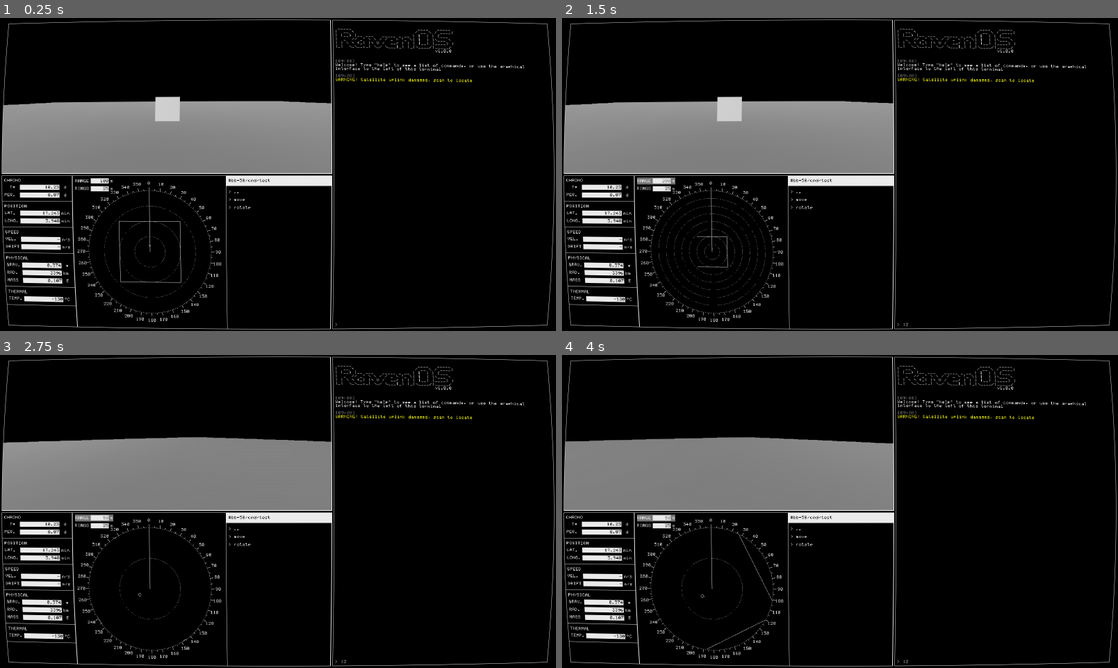
Above: before the commit, frames 1-4 (two rows, left to right).
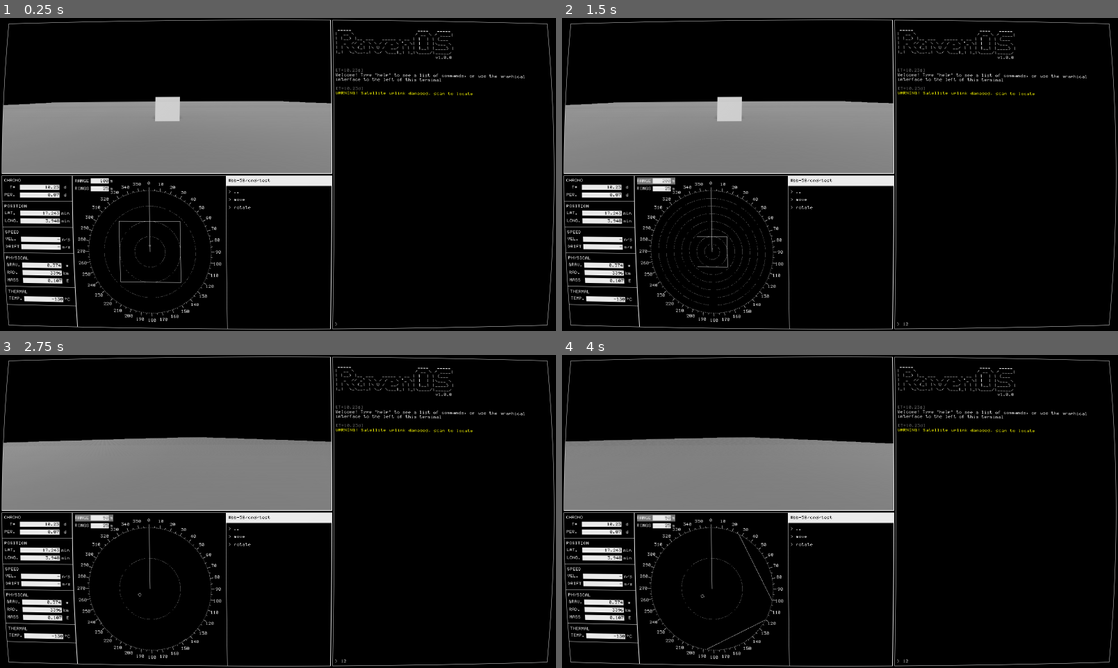
Above: after the commit, the same moments.

Repository: ogilliland/space-rover-game
Game: Godot game, scene res://scenes/main.tscn
Same seed, same stepped clock (60 frames per second), same inputs: the game is played once before the commit and once after it.
Inputs (mouse positions are in pixels of both pictures, inside the frame that each line leads up to):
- Up to frame 1 (0.25 s): no input
- Up to frame 2 (1.5 s): click (1006, 324) at 0.52 s; type "12" at 0.6 s; click (656, 180) at 1.27 s
- Up to frame 3 (2.75 s): tap Enter at 2 s; hold D (move_right) from 2.03 s (still down)
- Up to frame 4 (4 s): release D (move_right) at 2.78 s; hold S (move_down) 2.78-3.53 s; hold D (move_right) from 3.53 s (still down)

The runs differ from the first frame. In frame 1, 1.2% of the frame differs, in the area x 60-95%, y 3-99%; in frame 2, 1.2%; in frame 3, 1.2%; in frame 4, 1.2%.

Commit message:
Tweak layout and settings

Diff:
--- a/fonts/graph_35_pix.tres
+++ b/fonts/graph_35_pix.tres
@@ -3,4 +3,6 @@
 [ext_resource path="res://fonts/graph_35_pix.ttf" type="DynamicFontData" id=1]
 
 [resource]
+extra_spacing_top = 2
+extra_spacing_bottom = 2
 font_data = ExtResource( 1 )
--- a/materials/postprocess.gdshader
+++ b/materials/postprocess.gdshader
@@ -24,6 +24,9 @@
 		float resolution = 0.25 / SCREEN_PIXEL_SIZE.y;
 		float intensity = sin(uv.y * resolution * 3.141 * 2.0);
 		intensity = ((0.5 * intensity) + 0.5) * 0.9 + 0.1;
-		COLOR = color * vec4(vec3(pow(intensity, scanline_opacity)), 1.0);
+		color *= vec4(vec3(pow(intensity, scanline_opacity)), 1.0);
+
+		// TO DO - color correction
+		COLOR = color
 	}
 }
--- a/scenes/gui/control_panel.tscn
+++ b/scenes/gui/control_panel.tscn
@@ -28,15 +28,15 @@
 }
 
 [node name="RoverComms" type="VBoxContainer" parent="Layout"]
-margin_right = 753.0
-margin_bottom = 704.0
+margin_right = 1521.0
+margin_bottom = 1424.0
 size_flags_horizontal = 3
 size_flags_stretch_ratio = 1.5
 custom_constants/separation = 8
 
 [node name="MainCamera" type="ViewportContainer" parent="Layout/RoverComms"]
-margin_right = 753.0
-margin_bottom = 348.0
+margin_right = 1521.0
+margin_bottom = 708.0
 size_flags_vertical = 3
 stretch = true
 script = ExtResource( 3 )
@@ -44,9 +44,10 @@
 [node name="Border" parent="Layout/RoverComms/MainCamera" instance=ExtResource( 4 )]
 
 [node name="Viewport" type="Viewport" parent="Layout/RoverComms/MainCamera"]
-size = Vector2( 753, 348 )
+size = Vector2( 1521, 708 )
 handle_input_locally = false
 render_target_update_mode = 3
+shadow_atlas_size = 4096
 
 [node name="Camera" type="Camera" parent="Layout/RoverComms/MainCamera/Viewport"]
 transform = Transform( 1, 0, 0, 0, 1, 0, 0, 0, 1, 0, 2, 0 )
@@ -54,9 +55,9 @@
 script = ExtResource( 2 )
 
 [node name="Telemetry" type="Control" parent="Layout/RoverComms"]
-margin_top = 356.0
-margin_right = 753.0
-margin_bottom = 704.0
+margin_top = 716.0
+margin_right = 1521.0
+margin_bottom = 1424.0
 size_flags_vertical = 3
 
 [node name="Border" parent="Layout/RoverComms/Telemetry" instance=ExtResource( 4 )]
@@ -71,15 +72,29 @@
 }
 
 [node name="Data" parent="Layout/RoverComms/Telemetry/HBoxContainer" instance=ExtResource( 5 )]
+anchor_right = 0.0
+anchor_bottom = 0.0
+margin_right = 324.0
+margin_bottom = 708.0
 
 [node name="Radar" parent="Layout/RoverComms/Telemetry/HBoxContainer" instance=ExtResource( 6 )]
+anchor_bottom = 0.0
+margin_left = 324.0
+margin_right = 1032.0
+margin_bottom = 708.0
+rect_min_size = Vector2( 708, 0 )
 
 [node name="Input" parent="Layout/RoverComms/Telemetry/HBoxContainer" instance=ExtResource( 7 )]
+anchor_right = 0.0
+anchor_bottom = 0.0
+margin_left = 1032.0
+margin_right = 1519.0
+margin_bottom = 708.0
 
 [node name="Terminal" parent="Layout" instance=ExtResource( 1 )]
 anchor_right = 0.0
 anchor_bottom = 0.0
-margin_left = 761.0
-margin_right = 1264.0
-margin_bottom = 704.0
+margin_left = 1529.0
+margin_right = 2544.0
+margin_bottom = 1424.0
 size_flags_horizontal = 3
--- a/scenes/gui/terminal.tscn
+++ b/scenes/gui/terminal.tscn
@@ -32,8 +32,8 @@
 }
 
 [node name="Output" type="RichTextLabel" parent="VBoxContainer"]
-margin_right = 1256.0
-margin_bottom = 672.0
+margin_right = 2536.0
+margin_bottom = 1388.0
 size_flags_vertical = 3
 theme = ExtResource( 1 )
 custom_fonts/normal_font = ExtResource( 2 )
@@ -43,21 +43,21 @@
 }
 
 [node name="HBoxContainer" type="HBoxContainer" parent="VBoxContainer"]
-margin_top = 680.0
-margin_right = 1256.0
-margin_bottom = 696.0
+margin_top = 1396.0
+margin_right = 2536.0
+margin_bottom = 1416.0
 custom_constants/separation = 16
 
 [node name="Label" type="Label" parent="VBoxContainer/HBoxContainer"]
 margin_right = 13.0
-margin_bottom = 16.0
+margin_bottom = 20.0
 custom_fonts/font = ExtResource( 2 )
 text = ">"
 
 [node name="Input" type="LineEdit" parent="VBoxContainer/HBoxContainer"]
 margin_left = 29.0
-margin_right = 1256.0
-margin_bottom = 16.0
+margin_right = 2536.0
+margin_bottom = 20.0
 size_flags_horizontal = 3
 custom_styles/focus = SubResource( 1 )
 custom_styles/normal = SubResource( 2 )
--- a/scenes/main.tscn
+++ b/scenes/main.tscn
@@ -15,61 +15,20 @@
 
 [node name="ControlPanel" parent="." instance=ExtResource( 2 )]
 
-[node name="RoverComms" parent="ControlPanel/Layout" index="0"]
-margin_right = 1521.0
-margin_bottom = 1424.0
-
-[node name="MainCamera" parent="ControlPanel/Layout/RoverComms" index="0"]
-margin_right = 1521.0
-margin_bottom = 708.0
-
-[node name="Viewport" parent="ControlPanel/Layout/RoverComms/MainCamera" index="1"]
-size = Vector2( 1521, 708 )
-
 [node name="Camera" parent="ControlPanel/Layout/RoverComms/MainCamera/Viewport" index="0"]
 target = NodePath("../../../../../../Planet/Rover/MainCameraPos")
 
-[node name="Telemetry" parent="ControlPanel/Layout/RoverComms" index="1"]
-margin_top = 716.0
-margin_right = 1521.0
-margin_bottom = 1424.0
-
-[node name="Data" parent="ControlPanel/Layout/RoverComms/Telemetry/HBoxContainer" index="0"]
-anchor_right = 0.0
-anchor_bottom = 0.0
-margin_right = 324.0
-margin_bottom = 708.0
-
-[node name="Radar" parent="ControlPanel/Layout/RoverComms/Telemetry/HBoxContainer" index="1"]
-anchor_bottom = 0.0
-margin_left = 324.0
-margin_right = 1032.0
-margin_bottom = 708.0
-rect_min_size = Vector2( 708, 0 )
-
 [node name="Label" parent="ControlPanel/Layout/RoverComms/Telemetry/HBoxContainer/Radar/ViewportContainer/RadialNumbers" index="0"]
 margin_left = 335.0
-margin_top = 27.2
+margin_top = 25.2
 margin_right = 371.0
-margin_bottom = 43.2
+margin_bottom = 45.2
 
 [node name="Viewport" parent="ControlPanel/Layout/RoverComms/Telemetry/HBoxContainer/Radar/ViewportContainer" index="3"]
 size = Vector2( 706, 704 )
 
 [node name="Camera" parent="ControlPanel/Layout/RoverComms/Telemetry/HBoxContainer/Radar/ViewportContainer/Viewport" index="0"]
 target = NodePath("../../../../../../../../../Planet/Rover/RadarPos")
-
-[node name="Input" parent="ControlPanel/Layout/RoverComms/Telemetry/HBoxContainer" index="2"]
-anchor_right = 0.0
-anchor_bottom = 0.0
-margin_left = 1032.0
-margin_right = 1519.0
-margin_bottom = 708.0
-
-[node name="Terminal" parent="ControlPanel/Layout" index="1"]
-margin_left = 1529.0
-margin_right = 2544.0
-margin_bottom = 1424.0
 
 [node name="PostProcess" type="ColorRect" parent="."]
 material = SubResource( 1 )
--- a/scenes/world/planet.tscn
+++ b/scenes/world/planet.tscn
@@ -25,6 +25,7 @@
 
 [node name="DirectionalLight" type="DirectionalLight" parent="WorldEnvironment"]
 transform = Transform( 1, 0, 0, 0, 0.5, 0.866025, 0, -0.866025, 0.5, 0, 10, 0 )
+shadow_enabled = true
 
 [node name="Rover" parent="." instance=ExtResource( 1 )]
 
--- a/scripts/gui/terminal.gd
+++ b/scripts/gui/terminal.gd
@@ -28,7 +28,7 @@
 		_output(message)
 
 func _output(message : Dictionary) -> void:
-	var time = "[color=gray][09:00][/color]"
+	var time = "[color=gray][T+10.23d][/color]"
 	var prefix = ""
 	var suffix = ""
 	match(message.type):
